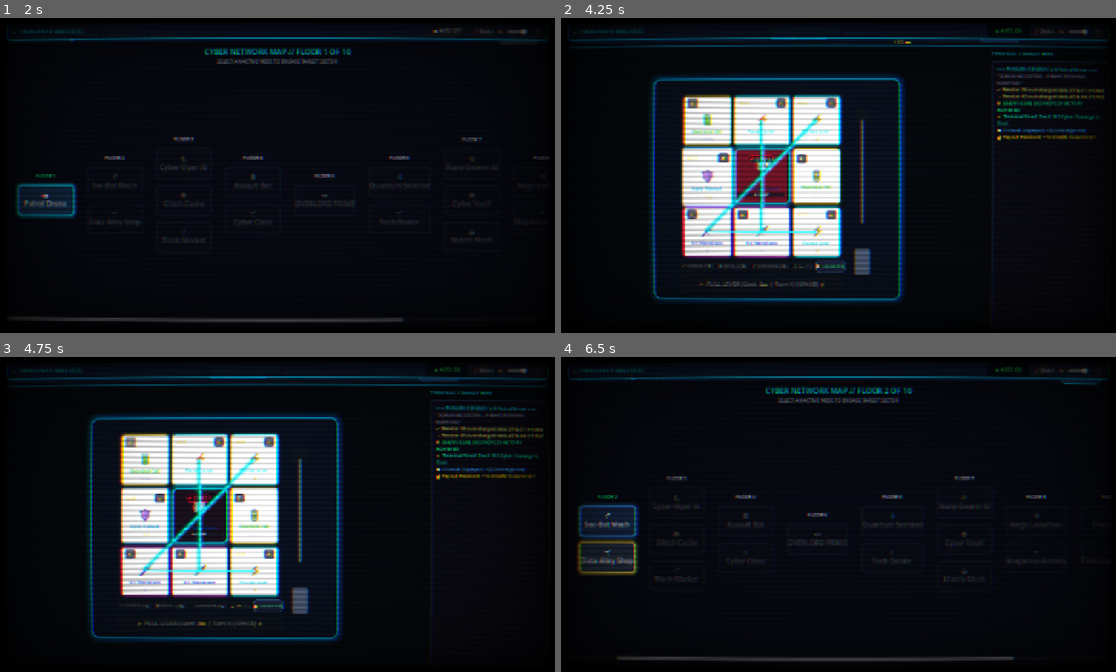
Above: before the commit, frames 1-4 (two rows, left to right).
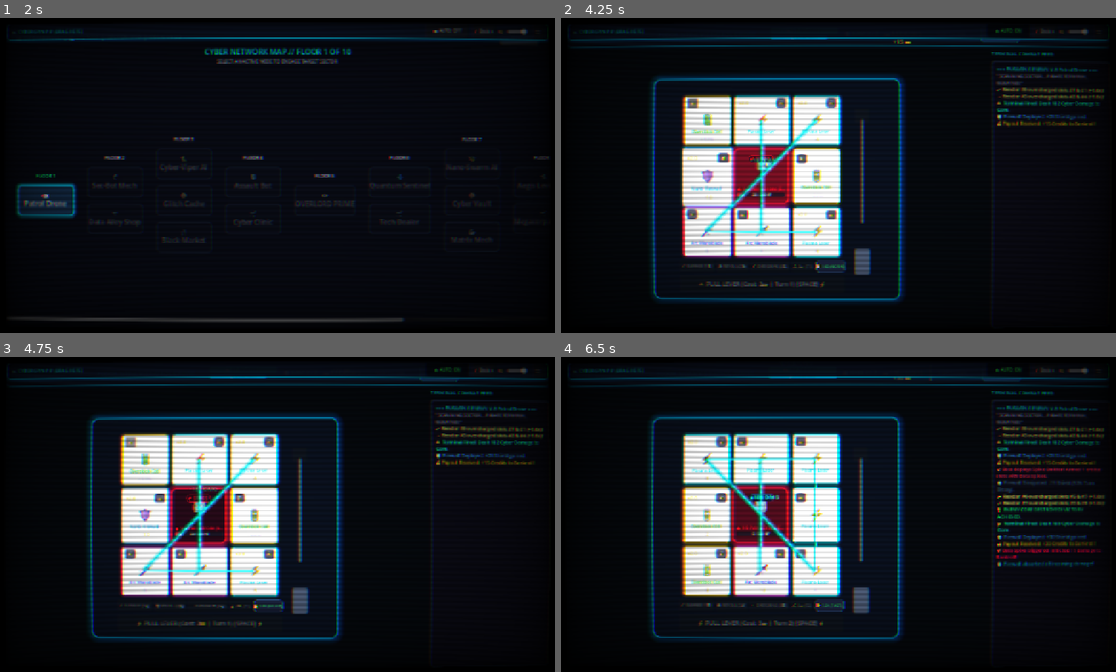
Above: after the commit, the same moments.

Repository: Rajintx/cyberspin
Game: Godot game, scene res://scenes/main.tscn
The game is run twice, just before and just after one commit, with the same random seed, the same clock (stepped at 60 frames per second) and the same inputs.
Inputs (mouse positions are in pixels of both pictures, inside the frame that each line leads up to):
- Up to frame 1 (2 s): click "DEPLOY SNIPER" at 0.5 s; click "📺 PiP MODE" at 1.25 s
- Up to frame 2 (4.25 s): click "🤖 Patrol Drone" at 2 s; click "📺 PiP MODE" at 2.75 s; click "🔓" at 3.5 s
- Up to frame 3 (4.75 s): click "🔒" at 4.25 s
- Up to frame 4 (6.5 s): click "⏩ 1.0X (NORM)" at 5 s; click (838, 596) at 5.75 s, where only the run before the commit has a clickable "SKIP DRAFT (+15 💳)"

Frame 1 is identical in both runs. In frame 2, 1.7% of the frame differs, in the area x 30-98%, y 26-61%; in frame 3, 1.8%; in frame 4, 28%, in the area x 2-99%, y 6-97%.

Commit message:
feat: increase all enemy and boss HP pools by 4x across all 10 floors

Diff:
--- a/scripts/models/run_state.gd
+++ b/scripts/models/run_state.gd
@@ -310,11 +310,11 @@
 func _build_10_floor_enemies() -> void:
 	all_enemy_library.clear()
 
-	# Floor 1: Sector Patrol Drone (50 HP, 10 Shield, 18 💳 Bounty)
+	# Floor 1: Sector Patrol Drone (200 HP, 10 Shield, 18 💳 Bounty)
 	var f1 := EnemyData.new()
 	f1.id = "sec_drone"
 	f1.display_name = "V-9 Patrol Drone"
-	f1.max_hp = 50
+	f1.max_hp = 200
 	f1.starting_shield = 10
 	f1.avatar_glyph = "🤖"
 	f1.theme_color = Color(0.0, 0.85, 1.0)
@@ -328,11 +328,11 @@
 	]
 	all_enemy_library.append(f1)
 
-	# Floor 2: Security Enforcer Mech (75 HP, 15 Shield, 28 💳 Bounty)
+	# Floor 2: Security Enforcer Mech (300 HP, 15 Shield, 28 💳 Bounty)
 	var f2 := EnemyData.new()
 	f2.id = "corp_enforcer"
 	f2.display_name = "Sector Enforcer Mech"
-	f2.max_hp = 75
+	f2.max_hp = 300
 	f2.starting_shield = 15
 	f2.avatar_glyph = "🦿"
 	f2.theme_color = Color(0.2, 0.6, 1.0)
@@ -346,11 +346,11 @@
 	]
 	all_enemy_library.append(f2)
 
-	# Floor 3: Cyber-Viper AI (115 HP, 25 Shield, 42 💳 Bounty)
+	# Floor 3: Cyber-Viper AI (460 HP, 25 Shield, 42 💳 Bounty)
 	var f3 := EnemyData.new()
 	f3.id = "cyber_viper"
 	f3.display_name = "Sub-Routine Cyber-Viper"
-	f3.max_hp = 115
+	f3.max_hp = 460
 	f3.starting_shield = 25
 	f3.avatar_glyph = "🐍"
 	f3.theme_color = Color(0.9, 0.1, 0.4)
@@ -365,11 +365,11 @@
 	]
 	all_enemy_library.append(f3)
 
-	# Floor 4: Assault Sentinel Bot (160 HP, 35 Shield, 45 💳 Bounty)
+	# Floor 4: Assault Sentinel Bot (640 HP, 35 Shield, 45 💳 Bounty)
 	var f4 := EnemyData.new()
 	f4.id = "assault_bot"
 	f4.display_name = "Assault Tank Sentinel"
-	f4.max_hp = 160
+	f4.max_hp = 640
 	f4.starting_shield = 35
 	f4.avatar_glyph = "🛡️"
 	f4.theme_color = Color(1.0, 0.45, 0.0)
@@ -383,11 +383,11 @@
 	]
 	all_enemy_library.append(f4)
 
-	# Floor 5: ACT 1 APEX MID-BOSS: OVERLORD PRIME (2 Stages, 340 EHP, 90 💳 Bounty)
+	# Floor 5: ACT 1 APEX MID-BOSS: OVERLORD PRIME (2 Stages, 1,080 HP, 90 💳 Bounty)
 	var f5 := EnemyData.new()
 	f5.id = "overlord_prime"
 	f5.display_name = "OVERLORD PRIME // STAGE 1"
-	f5.max_hp = 120
+	f5.max_hp = 480
 	f5.starting_shield = 30
 	f5.avatar_glyph = "👁️"
 	f5.theme_color = Color(1.0, 0.05, 0.3)
@@ -404,14 +404,14 @@
 		{
 			"name": "OVERLORD PRIME // STAGE 1",
 			"avatar": "👁️",
-			"hp": 120,
+			"hp": 480,
 			"shield": 30,
 			"intents": f5.intent_sequence
 		},
 		{
 			"name": "OVERLORD PRIME [STAGE 2: MELTDOWN CORE]",
 			"avatar": "💀",
-			"hp": 150,
+			"hp": 600,
 			"shield": 40,
 			"intents": [
 				{"type": EnemyData.IntentType.PLANT_SPIKES, "value": 3, "name": "Meltdown Spikes", "desc": "Plants 3 📌 Spikes (15 DMG)!"},
@@ -423,11 +423,11 @@
 	]
 	all_enemy_library.append(f5)
 
-	# Floor 6: Quantum Sentinel (325 HP, 65 Shield, 75 💳 Bounty)
+	# Floor 6: Quantum Sentinel (1,300 HP, 65 Shield, 75 💳 Bounty)
 	var f6 := EnemyData.new()
 	f6.id = "quantum_sentinel"
 	f6.display_name = "Quantum Phase Sentinel"
-	f6.max_hp = 325
+	f6.max_hp = 1300
 	f6.starting_shield = 65
 	f6.avatar_glyph = "💠"
 	f6.theme_color = Color(0.3, 0.9, 1.0)
@@ -441,11 +441,11 @@
 	]
 	all_enemy_library.append(f6)
 
-	# Floor 7: Nano-Swarm Hivemind (475 HP, 95 Shield, 100 💳 Bounty)
+	# Floor 7: Nano-Swarm Hivemind (1,900 HP, 95 Shield, 100 💳 Bounty)
 	var f7 := EnemyData.new()
 	f7.id = "nano_swarm"
 	f7.display_name = "Nano-Swarm Hivemind AI"
-	f7.max_hp = 475
+	f7.max_hp = 1900
 	f7.starting_shield = 95
 	f7.avatar_glyph = "🐝"
 	f7.theme_color = Color(0.8, 0.2, 1.0)
@@ -460,11 +460,11 @@
 	]
 	all_enemy_library.append(f7)
 
-	# Floor 8: Aegis Leviathan Carrier (680 HP, 140 Shield, 130 💳 Bounty)
+	# Floor 8: Aegis Leviathan Carrier (2,720 HP, 140 Shield, 130 💳 Bounty)
 	var f8 := EnemyData.new()
 	f8.id = "aegis_leviathan"
 	f8.display_name = "Aegis Leviathan Dreadnought"
-	f8.max_hp = 680
+	f8.max_hp = 2720
 	f8.starting_shield = 140
 	f8.avatar_glyph = "🛸"
 	f8.theme_color = Color(1.0, 0.4, 0.0)
@@ -479,11 +479,11 @@
 	]
 	all_enemy_library.append(f8)
 
-	# Floor 9: Corporate Citadel Core (980 HP, 190 Shield, 165 💳 Bounty)
+	# Floor 9: Corporate Citadel Core (3,920 HP, 190 Shield, 165 💳 Bounty)
 	var f9 := EnemyData.new()
 	f9.id = "citadel_core"
 	f9.display_name = "Citadel Command AI"
-	f9.max_hp = 980
+	f9.max_hp = 3920
 	f9.starting_shield = 190
 	f9.avatar_glyph = "🏰"
 	f9.theme_color = Color(1.0, 0.15, 0.4)
@@ -498,11 +498,11 @@
 	]
 	all_enemy_library.append(f9)
 
-	# Floor 10: FINAL OMEGA NEXUS CORE (3 Stages, 2,020 EHP, 300 💳 Bounty)
+	# Floor 10: FINAL OMEGA NEXUS CORE (3 Stages, 6,600 HP, 300 💳 Bounty)
 	var f10 := EnemyData.new()
 	f10.id = "omega_nexus"
 	f10.display_name = "OMEGA NEXUS // STAGE 1: CITADEL"
-	f10.max_hp = 450
+	f10.max_hp = 1800
 	f10.starting_shield = 100
 	f10.avatar_glyph = "👁️"
 	f10.theme_color = Color(1.0, 0.05, 0.3)
@@ -519,14 +519,14 @@
 		{
 			"name": "OMEGA NEXUS // STAGE 1: CITADEL",
 			"avatar": "👁️",
-			"hp": 450,
+			"hp": 1800,
 			"shield": 100,
 			"intents": f10.intent_sequence
 		},
 		{
 			"name": "OMEGA NEXUS [STAGE 2: NEURAL SINGULARITY]",
 			"avatar": "🌌",
-			"hp": 550,
+			"hp": 2200,
 			"shield": 120,
 			"intents": [
 				{"type": EnemyData.IntentType.INJECT_POISON, "value": 3, "name": "God-Malware Overwrite", "desc": "Infects 3 slots with ☣️ Poison (10 CR/turn)!"},
@@ -538,7 +538,7 @@
 		{
 			"name": "OMEGA NEXUS [STAGE 3: THE ARCHITECT]",
 			"avatar": "👑",
-			"hp": 650,
+			"hp": 2600,
 			"shield": 150,
 			"intents": [
 				{"type": EnemyData.IntentType.PLANT_SPIKES, "value": 4, "name": "Apocalypse Grid", "desc": "Plants 4 📌 Spikes (20 DMG)!"},
@@ -554,7 +554,7 @@
 	var mimic := EnemyData.new()
 	mimic.id = "trojan_mimic"
 	mimic.display_name = "TROJAN MIMIC MECH"
-	mimic.max_hp = 110
+	mimic.max_hp = 440
 	mimic.starting_shield = 25
 	mimic.avatar_glyph = "📦"
 	mimic.theme_color = Color(0.9, 0.2, 1.0)
